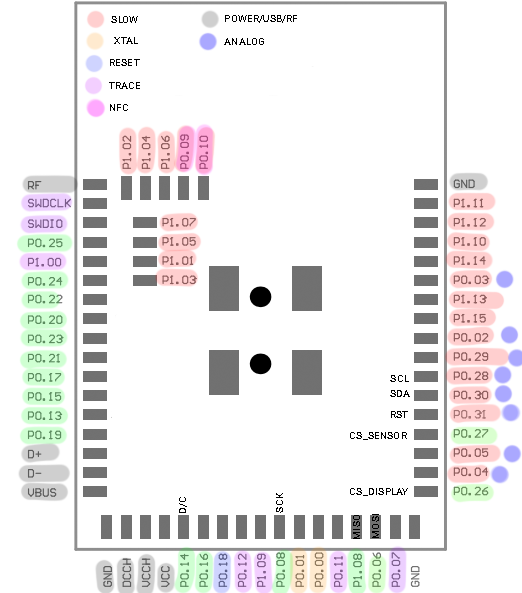
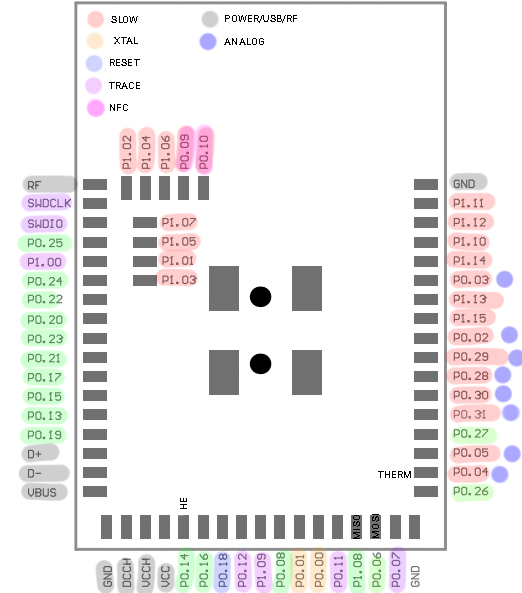
The second (522, 593) image is a revision of the first. Changes to its layers:
added layer "HE" above "THERM" over [180,498,187,509]
added layer "THERM" above "MOSI" over [378,471,411,478]
painted on "MOSI" over [178,375,410,516]
